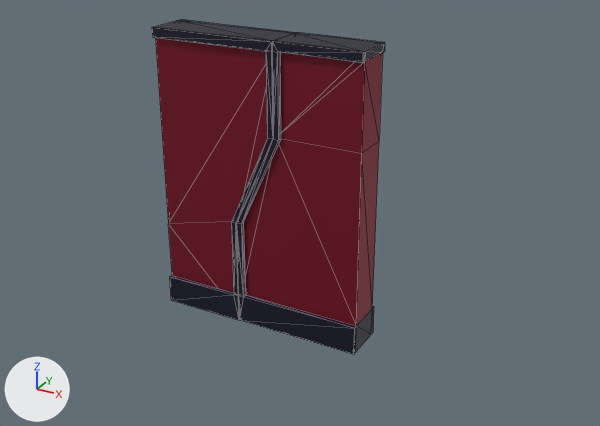
A saved change to the glTF model models/Door.glb.
One viewpoint serves both versions: a 50 mm camera at (2.11, -3.48, 2.42) aimed at (0.18, 0.03, 0.66). The lights are fixed; the arrows at lower left show +X, +Y and +Z. The picture after the commit comes second. Mesh edges are drawn as thin lines. Where no turn or scale is listed for an object, it has been applied to the vertices.

The scene before the commit, as lines of its bpy script (objects in view):
```python
me_cube_002 = bpy.data.meshes.new('Cube.002')
me_cube_002.from_pydata(...)  # 58 vertices, 132 faces; spans x -0.12..0.58, y -0.12..0.12, z 0.0..1.58
# faces by material slot: [36, 96]
me_cube_002.materials.append(mat_material)  # red #811129
me_cube_002.materials.append(mat_black)  # black #070526
me_cube_003 = bpy.data.meshes.new('Cube.003')
me_cube_003.from_pydata(...)  # 58 vertices, 132 faces; spans x -0.59..0.11, y -0.12..0.12, z 0.0..1.58
# faces by material slot: [96, 36]
me_cube_003.materials.append(mat_black)  # black #070526
me_cube_003.materials.append(mat_material)  # red #811129
ob_left = bpy.data.objects.new('left', me_cube_003)
ob_left.location = (0.0, 0.0, 0.0)
ob_right = bpy.data.objects.new('right', me_cube_002)
ob_right.location = (0.0, 0.0, 0.0)
```
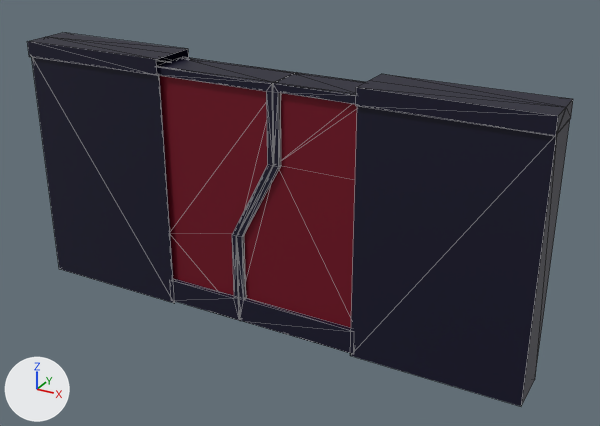
Changed parts and their boxes (x1, y1, x2, y2) in the pictures (600 x 426 px):
'sides', added (black)
    after: (27, 33, 573, 406)
'right', rescaled
    before: (237, 33, 385, 354)
    after: (237, 73, 366, 353)
'left', rescaled (12% shorter)
    before: (152, 20, 297, 320)
    after: (157, 57, 297, 320)

The change, as a list of edits to the scene's bpy script:
```text
Add me_plane:
    me_plane.from_pydata(...)  # 44 vertices, 46 faces; spans x -1.46..1.46, y -0.14..0.14, z -0.01..1.42
    me_plane.materials.append(mat_black)  # black #070526
Change ob_right:
    ob_right.scale: (1.0, 1.0, 1.0) -> (1.0, 1.0, 0.873)
Change ob_left:
    ob_left.scale: (1.0, 1.0, 1.0) -> (1.0, 1.0, 0.873)
Add ob_sides:
    ob_sides = bpy.data.objects.new('sides', me_plane)
    ob_sides.location = (0.0, 0.0, 0.0)
```
